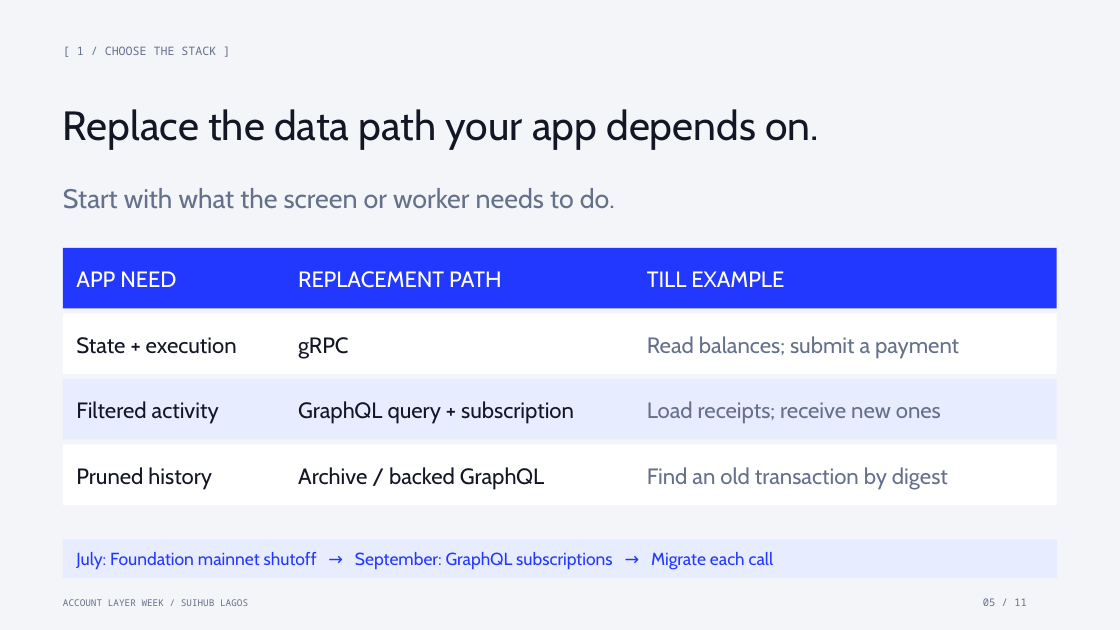
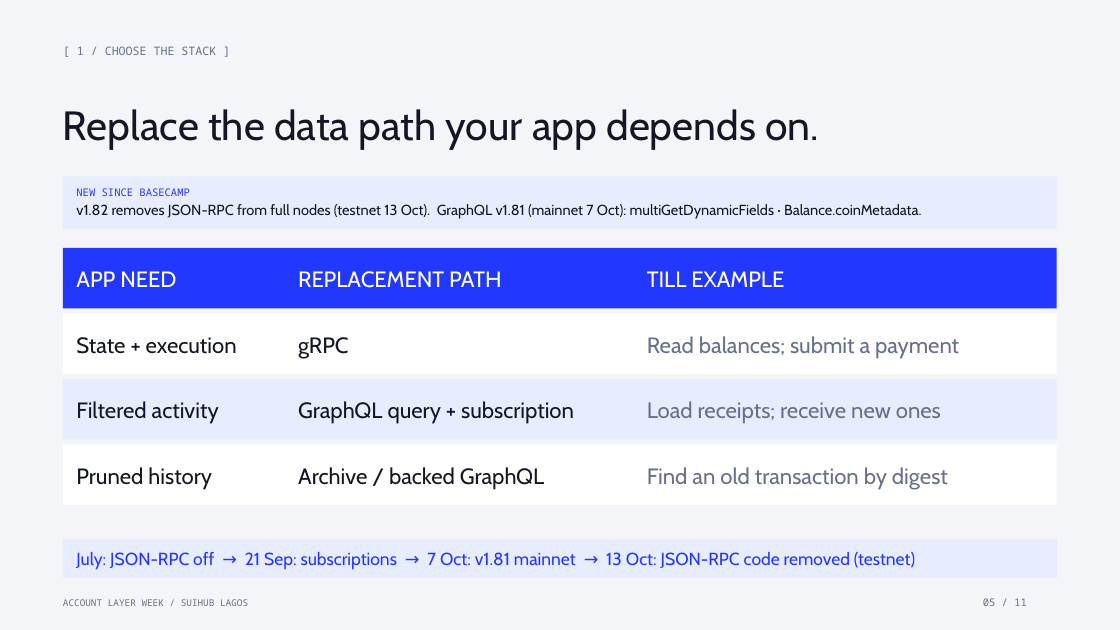
Before and after one commit to Nuel-osas/day3-till, a slide deck: slide 5 of teaching/Day3_Real_Time_Sui.pptx. Drawn at 1120x630 pixels with LibreOffice and Linux fonts; fonts in the diff are those of the drawing. Boxes give left, top, right and bottom in pixels: in the first picture for what was removed or moved away, otherwise in the second. Text is boxed around its words. In the diff, an @@ line names an element or a change of style, - is before the commit and + after.

```diff
--- a/teaching/Day3_Real_Time_Sui.pptx
+++ b/teaching/Day3_Real_Time_Sui.pptx
@@ rectangle added at bbox=[63, 176, 1057, 229], fill #E8ECFF @@
@@ text removed at bbox=[63, 188, 615, 209] @@
-Start with what the screen or worker needs to do.
@@ text added at bbox=[76, 188, 189, 196], 9 pt, text #2338FF @@
+NEW SINCE BASECAMP
@@ text added at bbox=[76, 204, 921, 219], 12.5 pt, text #131725 @@
+v1.82 removes JSON-RPC from full nodes (testnet 13 Oct). GraphQL v1.81 (mainnet 7 Oct): multiGetDynamicFields · Balance.coinMetadata.
@@ text at bbox=[76, 552, 915, 570]: text changed @@
-July: Foundation mainnet shutoff → September: GraphQL subscriptions → Migrate each call
+July: JSON-RPC off → 21 Sep: subscriptions → 7 Oct: v1.81 mainnet → 13 Oct: JSON-RPC code removed (testnet)
```
Also in this commit, not shown: 6 other slides changed, 5 other files.
